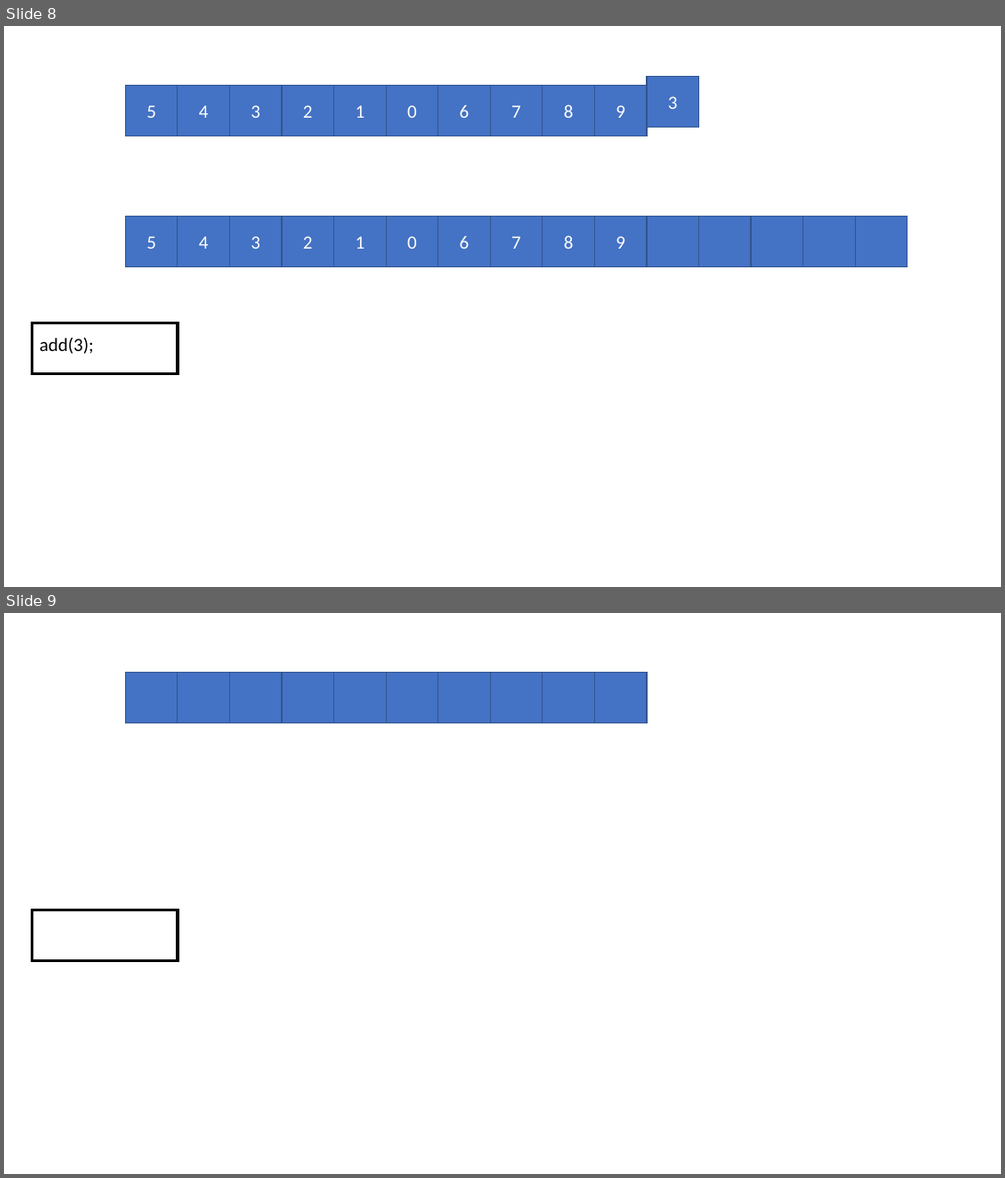
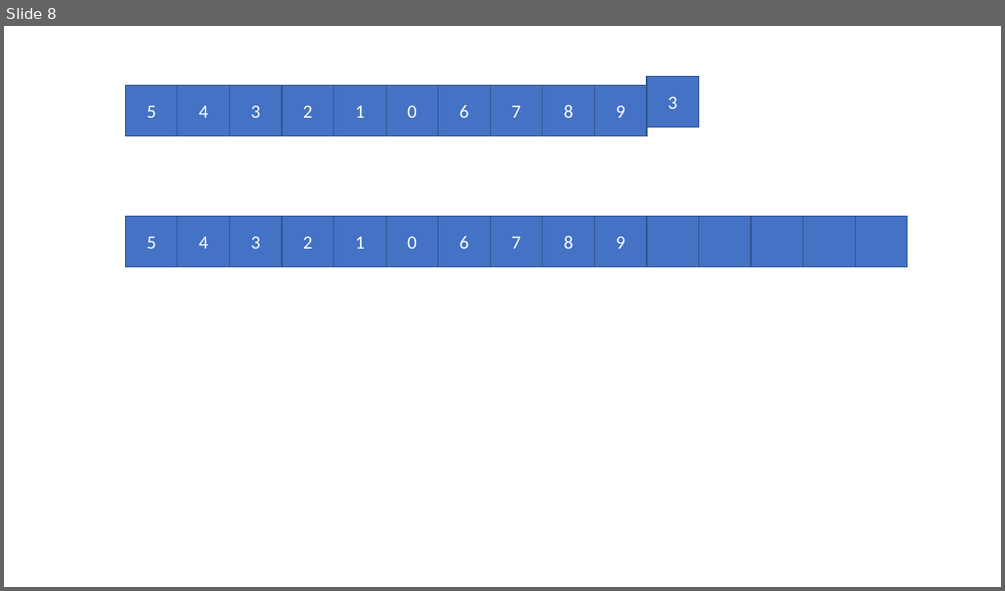
Before and after one commit to Programmiermethoden-CampusMinden/Prog2-Lecture, a slide deck: markdown/java-jvm/images/gif_vorlage/arraylist_vorlage.pptx. Shown one above the other, each under a label of ours: slides 8 and 9 before the commit, slide 8 after it. The pictures are 1005x1178 and 1005x591 pixels, drawn with LibreOffice and Linux fonts; fonts in the diff are those of the drawing. Boxes give left, top, right and bottom in pixels: in the first picture for what was removed or moved away, otherwise in the second. Text is boxed around its words. In the diff, an @@ line names an element or a change of style, - is before the commit and + after.

```diff
--- a/markdown/java-jvm/images/gif_vorlage/arraylist_vorlage.pptx
+++ b/markdown/java-jvm/images/gif_vorlage/arraylist_vorlage.pptx
@@ slide 9 removed at (4, 613, 1001, 1174), background #FFFFFF @@
@@ rectangle removed at (125, 672, 178, 723) @@
@@ rectangle removed at (178, 672, 230, 723) @@
@@ rectangle removed at (230, 672, 283, 723) @@
@@ rectangle removed at (282, 672, 334, 723) @@
@@ rectangle removed at (334, 672, 386, 723) @@
@@ rectangle removed at (386, 672, 438, 723) @@
@@ rectangle removed at (438, 672, 491, 723) @@
@@ rectangle removed at (490, 672, 542, 723) @@
@@ rectangle removed at (542, 672, 595, 723) @@
@@ rectangle removed at (595, 672, 647, 723) @@
@@ rectangle removed at (32, 910, 178, 961) @@
@@ slide 8 changed as well @@
@@ rectangle removed at (32, 323, 178, 374) @@
@@ text removed at (40, 338, 94, 354) @@
-add(3);
```
Also in this commit, not shown: 7 other slides changed, 1 other slide removed, 1 other file.
